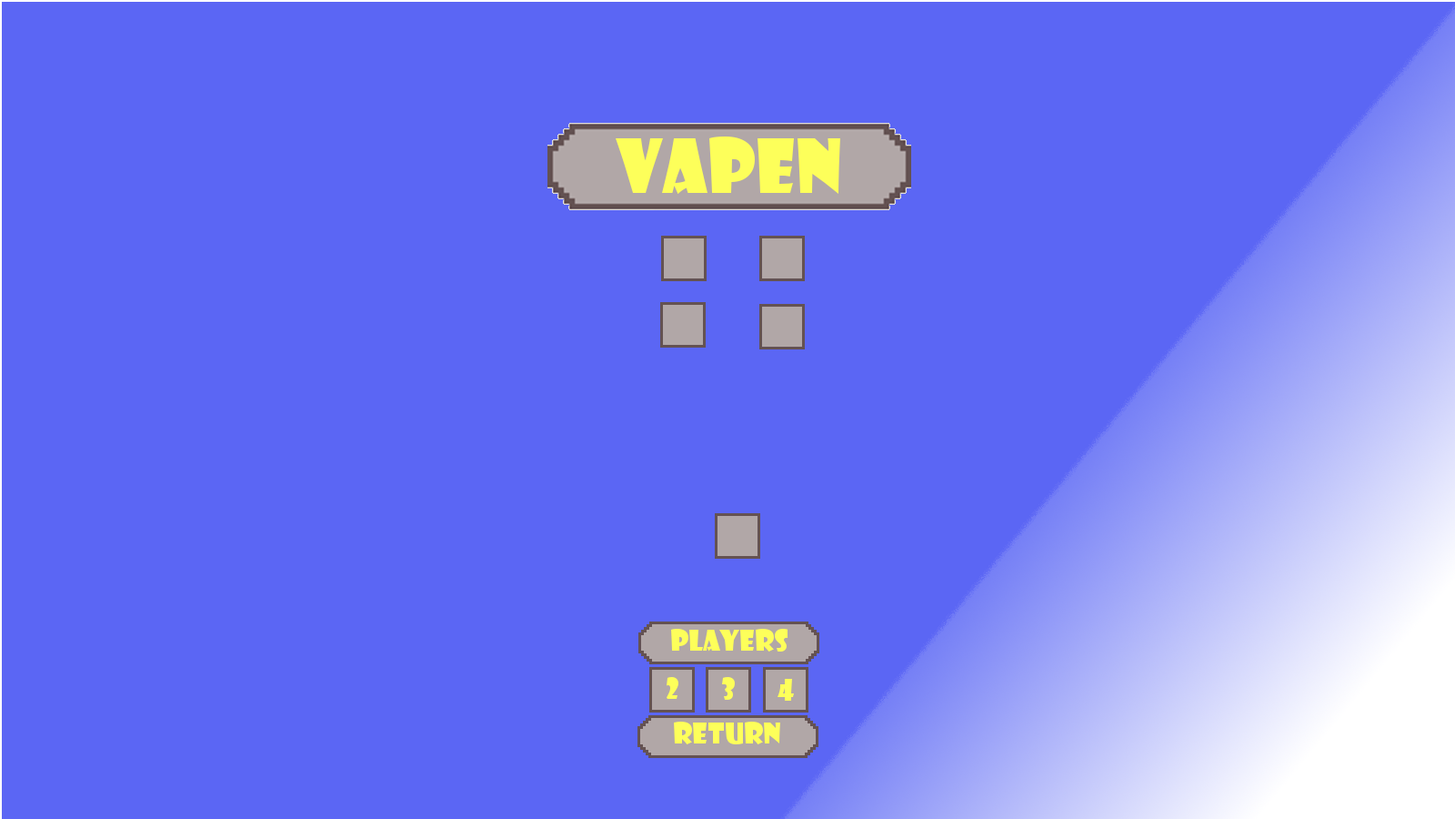
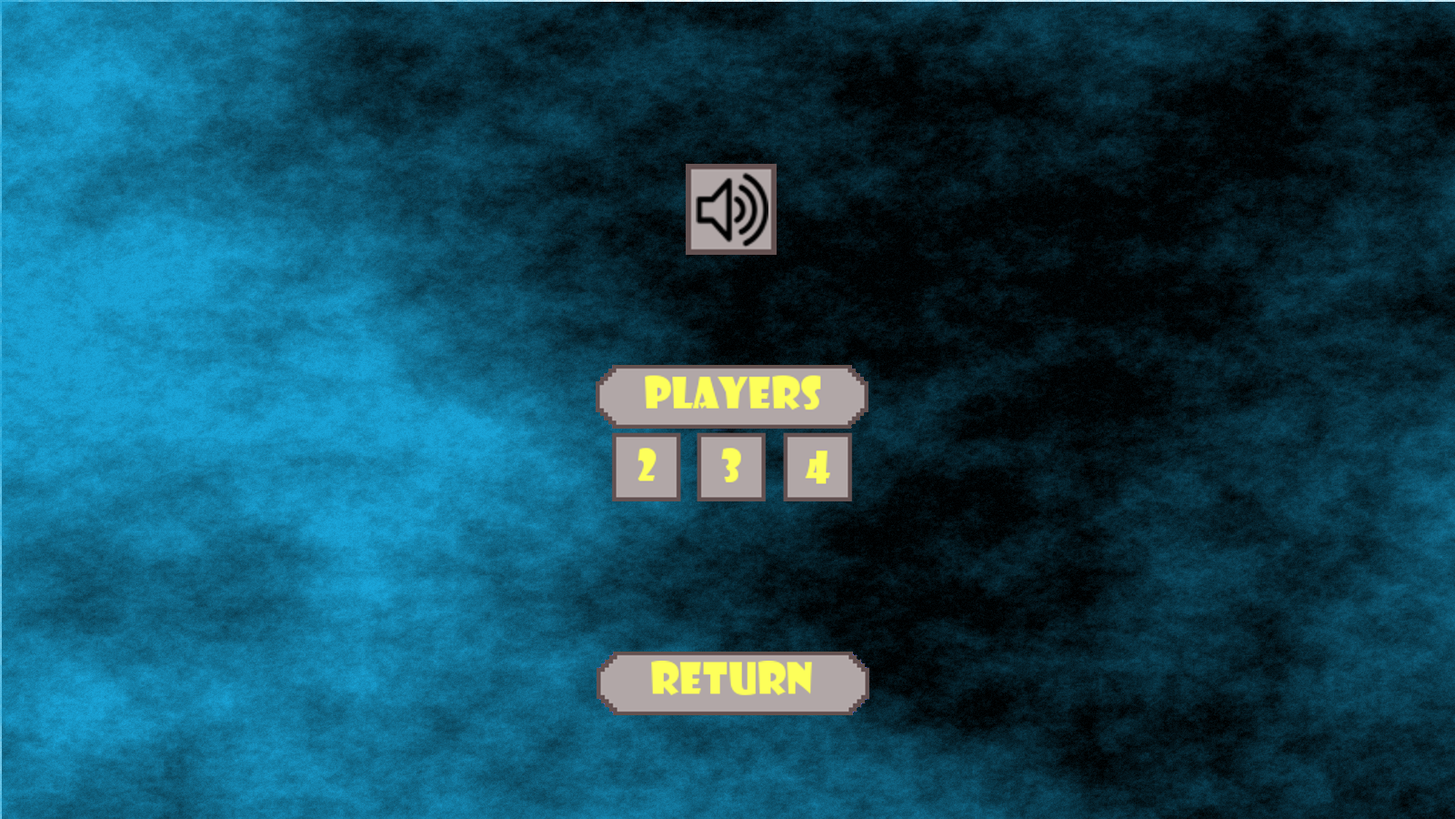
Comparing the layer stacks of the two 1455×819 images. Changes:
removed layer "VAPEN" from group "Vapen" over (x1=615, y1=136, x2=841, y2=195)
renamed "VapenRuta" to "sound.svg", painted on it over (x1=547, y1=121, x2=912, y2=249)
removed group "VapenBoxes" (4 layers) from group "Vapen" over (x1=660, y1=235, x2=805, y2=350)
painted on "Ljud" over (x1=685, y1=163, x2=777, y2=559)
removed group "Players" (9 layers) over (x1=638, y1=620, x2=820, y2=713)
removed group "PlayerBoxes" (6 layers) from group "Players" over (x1=649, y1=666, x2=809, y2=713)
added layer "Players" above "Return" over (x1=595, y1=362, x2=869, y2=502)
renamed "4" to "Return", moved it out of group "PlayerBoxes", painted on it over (x1=596, y1=651, x2=870, y2=715)
removed layer "3" from group "PlayerBoxes" over (x1=722, y1=676, x2=735, y2=700)
removed layer "2" from group "PlayerBoxes" over (x1=666, y1=676, x2=679, y2=699)
removed layer "Box4" from group "PlayerBoxes" over (x1=763, y1=666, x2=809, y2=713)
removed layer "Box3" from group "PlayerBoxes" over (x1=705, y1=666, x2=752, y2=713)
removed layer "Box2" from group "PlayerBoxes" over (x1=649, y1=666, x2=695, y2=713)
removed layer "PLayers" from group "Players" over (x1=671, y1=628, x2=788, y2=652)
removed layer "Pasted Layer #1" from group "Players" over (x1=638, y1=620, x2=820, y2=665)
removed group "Return" (2 layers) over (x1=637, y1=714, x2=819, y2=759)
removed layer "RETURN" from group "Return" over (x1=674, y1=721, x2=781, y2=745)
removed layer "btn_Quit" from group "Return" over (x1=637, y1=714, x2=819, y2=759)
renamed "Vapen1" to "Clouds", moved it out of group "VapenBoxes", painted on it over (x1=0, y1=0, x2=1455, y2=819)
removed layer "Vapen2" from group "VapenBoxes" over (x1=759, y1=303, x2=805, y2=350)
removed layer "Vapen3" from group "VapenBoxes" over (x1=660, y1=301, x2=706, y2=348)
removed layer "Vapen4" from group "VapenBoxes" over (x1=759, y1=235, x2=805, y2=282)
painted on "Background" over (x1=1, y1=1, x2=1455, y2=819)
